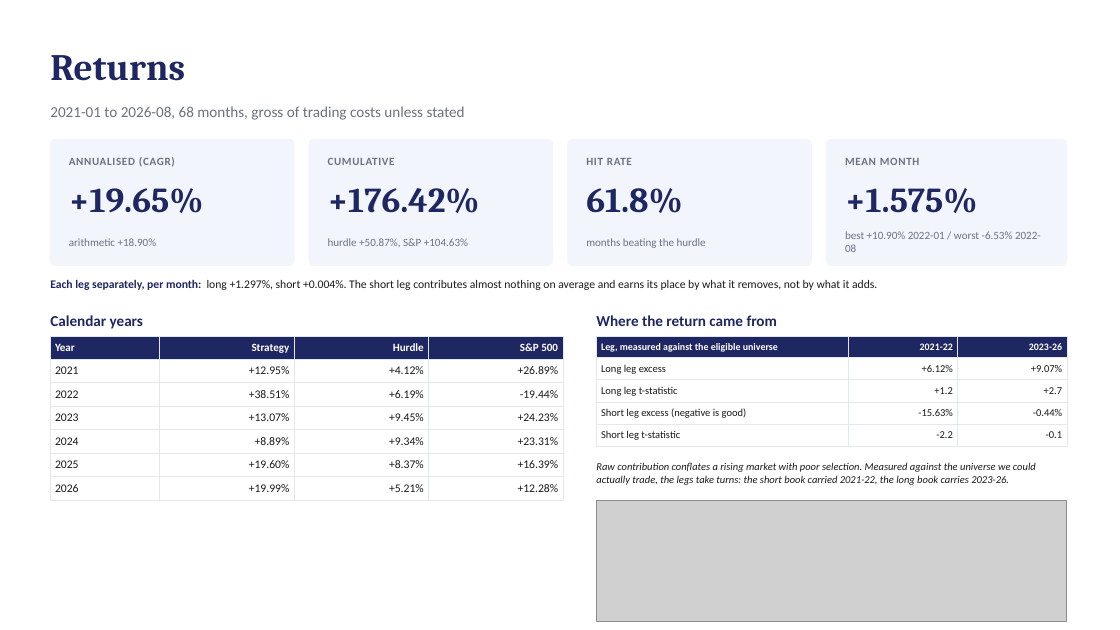
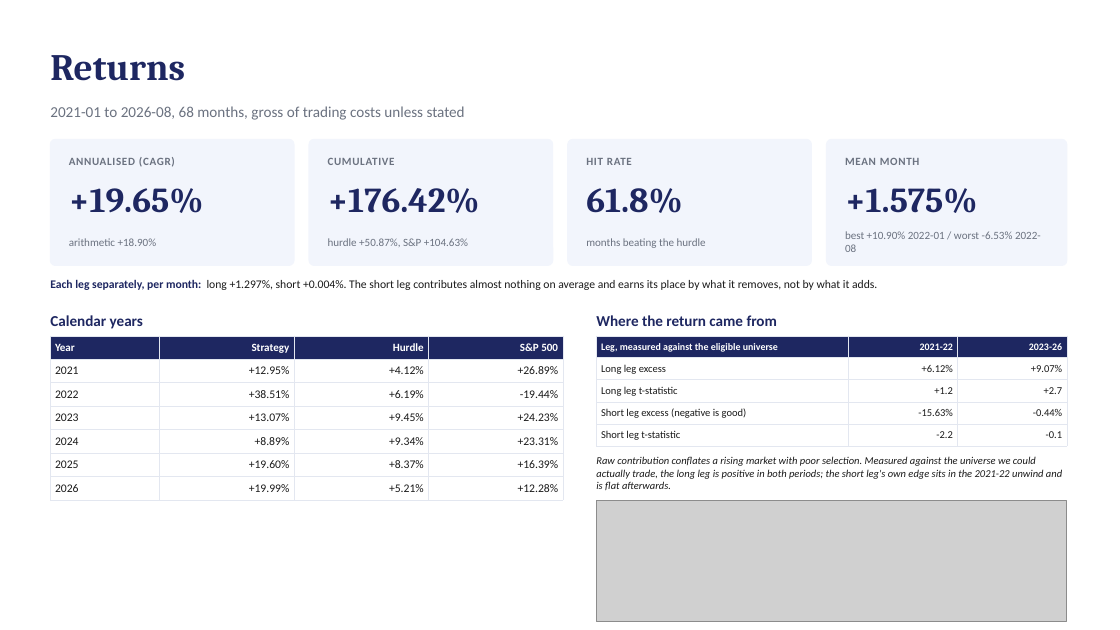
Before and after one commit to TonyTran03/hackathonfiam_zzz, a slide deck: slide 4 of 05_submission/FIAM_deck.pptx. Drawn at 1120x630 pixels with LibreOffice and Linux fonts; fonts in the diff are those of the drawing; grey boxes stand for pictures. Boxes give left, top, right and bottom in pixels: in the first picture for what was removed or moved away, otherwise in the second. Text is boxed around its words. In the diff, an @@ line names an element or a change of style, - is before the commit and + after.

```diff
--- a/05_submission/FIAM_deck.pptx
+++ b/05_submission/FIAM_deck.pptx
@@ text at bbox=[596, 456, 1062, 490]: text changed @@
-Raw contribution conflates a rising market with poor selection. Measured against the universe we could actually trade, the legs take turns: the short book carried 2021-22, the long book carries 2023-26.
+Raw contribution conflates a rising market with poor selection. Measured against the universe we could actually trade, the long leg is positive in both periods; the short leg's own edge sits in the 2021-22 unwind and is flat afterwards.
```
Also in this commit, not shown: 4 other slides changed, 6 other files.
